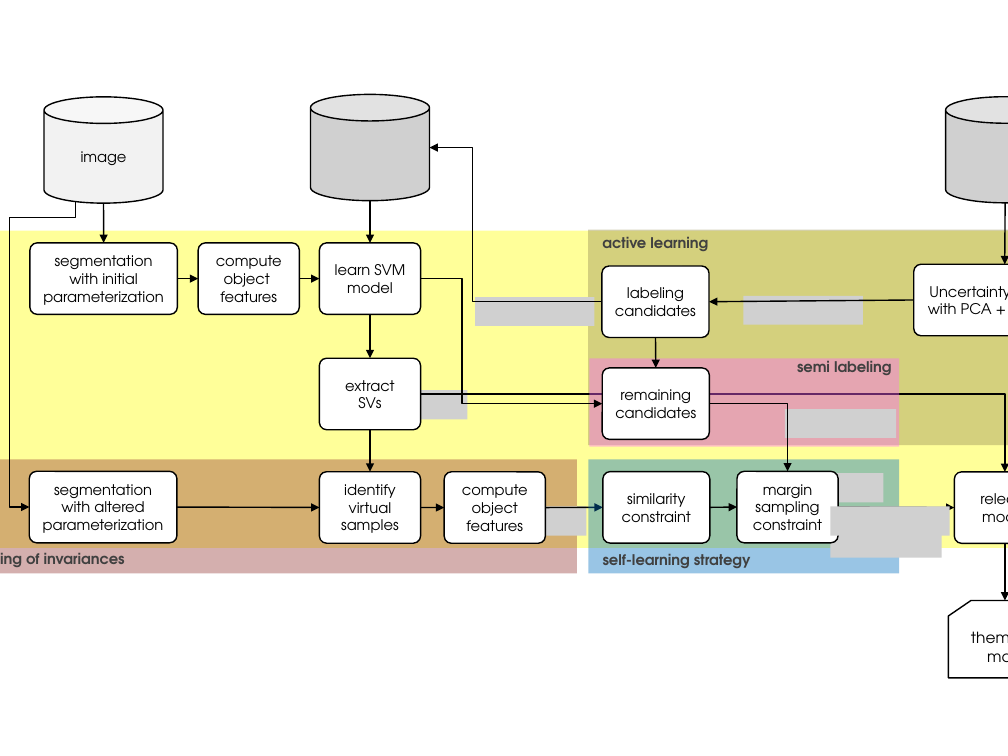
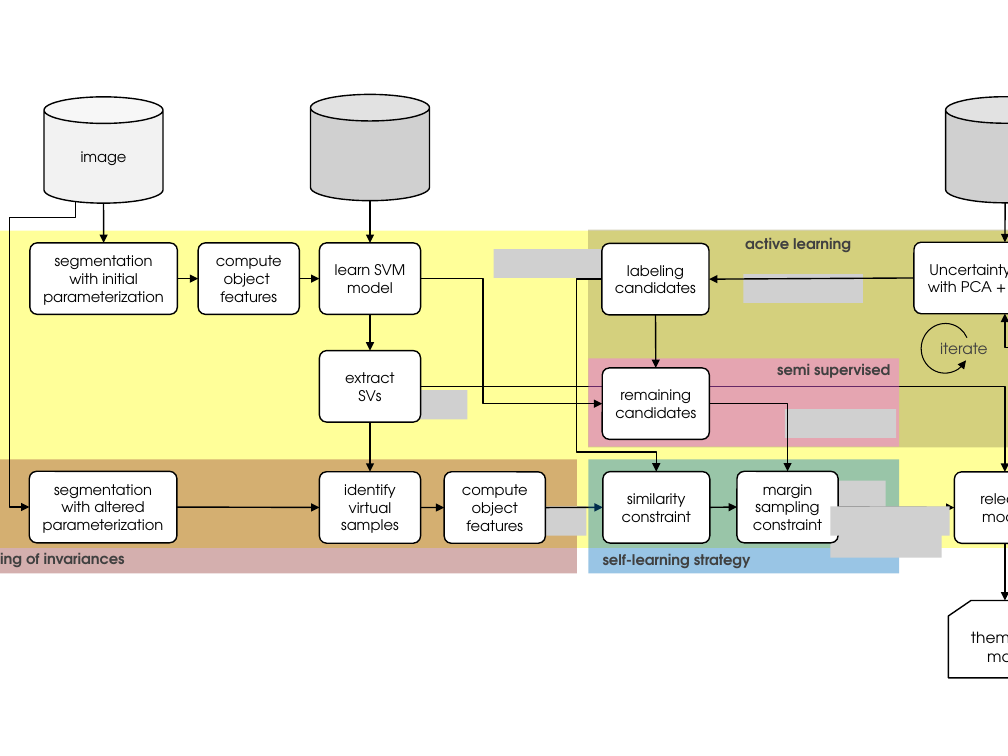
Before and after one commit to carls31/active-learning-virtual-SVM, a slide deck: slide 8 of images/block_scheme.pptx (slide 9 before the commit). Drawn at 1008x756 pixels with LibreOffice and Linux fonts; fonts in the diff are those of the drawing; grey boxes stand for pictures. Boxes give left, top, right and bottom in pixels: in the first picture for what was removed or moved away, otherwise in the second. Text is boxed around its words. In the diff, an @@ line names an element or a change of style, - is before the commit and + after.

```diff
--- a/images/block_scheme.pptx
+++ b/images/block_scheme.pptx
@@ arrow moved from (1005, 264) - (1005, 203) to (1005, 242) - (1005, 203) @@
@@ text "active learning": place and size @@
-text "active learning" at <box>602,237,708,251</box>
+text "active learning" at <box>745,238,851,252</box>
@@ picture added at <box>494,249,613,278</box> @@
@@ rounded rectangle "labeling": place and size @@
-rounded rectangle "labeling" at <box>602,266,709,338</box>
+rounded rectangle "labeling" at <box>602,243,709,314</box>
@@ rounded rectangle "Uncertainty distance": place and size @@
-rounded rectangle "Uncertainty distance" at <box>913,264,1008,336</box>
+rounded rectangle "Uncertainty distance" at <box>914,242,1008,313</box>
@@ elbow arrow (420, 278) - (602, 403): route changed @@
@@ picture removed at <box>475,297,594,327</box> @@
@@ elbow arrow moved from (602, 301) - (429, 147) to (602, 279) - (656, 472) @@
@@ arrow moved from (913, 300) - (709, 301) to (914, 278) - (709, 279) @@
@@ picture removed at <box>743,295,863,325</box> @@
@@ picture added at <box>743,274,863,303</box> @@
@@ arrow moved from (370, 314) - (370, 358) to (370, 314) - (370, 351) @@
@@ arrow moved from (655, 338) - (656, 368) to (655, 314) - (656, 368) @@
@@ arc (boxed as its full ellipse) added at <box>917,321,973,377</box>, outline #000000 0.75 pt @@
@@ elbow arrow added from (1008, 508) to (1005, 313), #000000 1 pt @@
@@ rounded rectangle "extract": place and size @@
-rounded rectangle "extract" at <box>320,358,420,429</box>
+rounded rectangle "extract" at <box>320,351,420,422</box>
@@ text added at <box>940,337,988,361</box>, 11 pt, text #404040 @@
+iterate
@@ elbow arrow moved from (420, 394) - (1005, 472) to (420, 386) - (1005, 472) @@
@@ text at <box>777,363,890,378</box>: text changed @@
-semi labeling
+semi supervised
@@ arrow moved from (370, 429) - (370, 472) to (370, 422) - (370, 472) @@
@@ picture: place and size @@
-picture at <box>828,473,884,502</box>
+picture at <box>830,481,886,510</box>
```
Also in this commit, not shown: 6 other slides changed, 1 slide removed.
